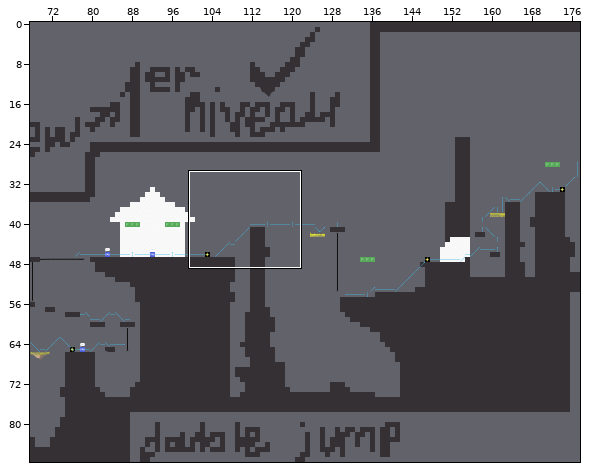
Two versions of a level (Tiled map, assets/tilemaps/LD.tmx). The first picture is a wide view before the edit; the outline marks the close-up.
Close-up. Before the commit:
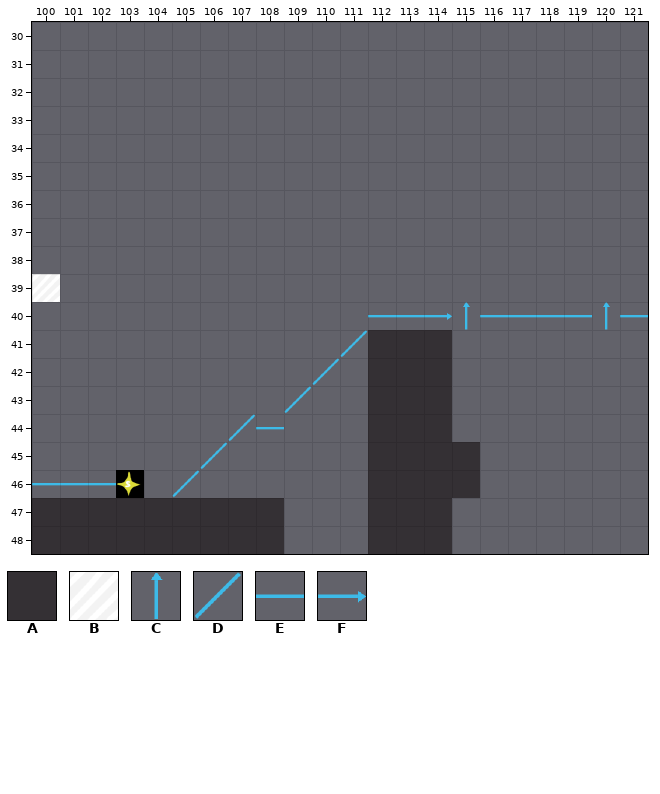
Cells are 64x64 px. Shown: x 100..121, y 30..48. The commit also changed other parts of the map, which this record leaves out. The old version is drawn lined up with the new one.
Key: from "Alpha_test1": A 116; from "platformPack_tilesheet_LD": B 291, C 310, D 311, E 337, F 338.
_ is an empty cell.
Layers that did not change in this view are not listed.
Layer "base" before, first column x 100:
33 ______________________
34 ______________________
35 ______________________
36 ______________________
37 ______________________
38 ______________________
39 ______________________
40 _______________CEEEECE
41 ____________AAA_______
42 ____________AAA_______
43 ____________AAA_______
44 ____________AAA_______
45 ____________AAAA______
46 ____________AAAA______
47 AAAAAAAAA___AAA_______
48 AAAAAAAAA___AAA_______
Layer "chemin joueur" before, first column x 101:
38 ________________
39 ________________
40 ___________EEF__
41 __________D_____
42 _________D______
43 ________D_______
44 ______DE________
45 _____D__________
46 EE__D___________
After the commit:
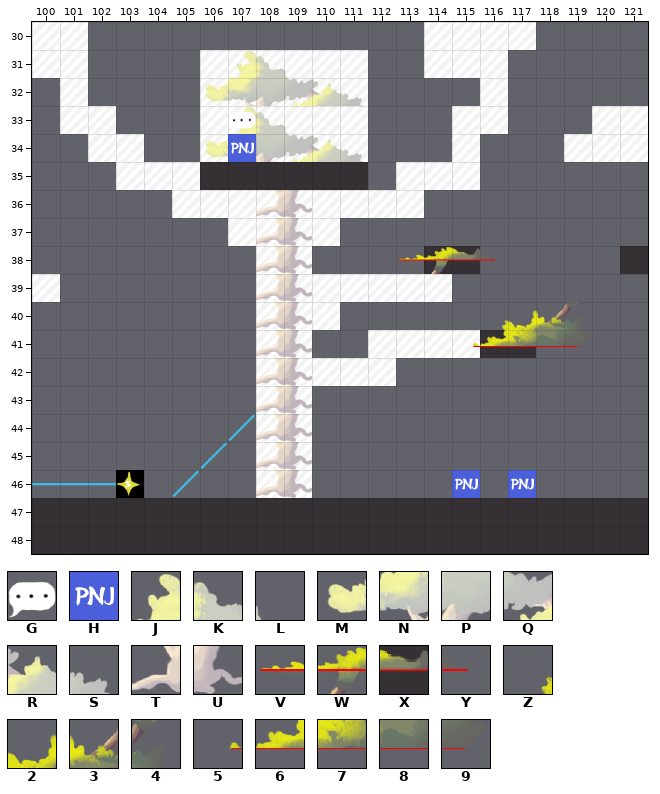
Further tiles: from "platformPack_tilesheet_LD": G 288, H 289, J 359, K 360, L 361, M 386, N 387, P 388, Q 389, R 390, S 391, T 415, U 416, V 444, W 445, X 446, Y 447, Z 497, 2 498, 3 499, 4 500, 5 524, 6 525, 7 526, 8 527, 9 528.
See-through tiles are keyed as they look on the map.
Changes in this commit:
map size 224x88 -> 310x88 cells
Layer "fond/maisons":
The author put tile B in row 30 at x 100 to 101 and 114 to 117; in row 31 at x 100 to 101, 106 to 111 and 114 to 116; in row 32 at x 101, 106 to 111 and 116; in row 33 at x 101 to 102, 106 to 111, 115 to 116 and 120 to 121; in row 34 at x 102 to 103, 106, 108 to 111, 115 and 119 to 121; in row 35 at x 103 to 105 and 113 to 115.
The author put tile B in row 36 at x 105 to 113; in row 37 at x 107 to 110; in row 38 at x 108 to 109; in row 39 at x 108 to 114; in row 40 at x 108 to 110; in row 41 at x 108 to 109 and 112 to 115.
The author put tile B in row 42 at x 108 to 112; in rows 43 to 46 at x 108 to 109.
Layer "base":
The author put tile A in row 35 at x 106 to 111; in row 38 at x 114 to 115 and 121; in row 41 at x 116 to 117; in rows 47 to 48 at x 109 to 111 and 115 to 121.
The author cleared tile A in rows 41 to 44 at x 112 to 114; in rows 45 to 46 at x 112 to 115.
The author cleared tile C in row 40 at x 115 and 120.
The author cleared tile E in row 40 at x 116 to 119 and 121.
Layer "plateforme_arbre":
The author put tile 2 in row 40 at x 117.
The author put tile 3 in row 40 at x 118.
The author put tile 4 in row 40 at x 119.
The author put tile 5 in row 41 at x 115.
The author put tile 6 in row 41 at x 116.
The author put tile 7 in row 41 at x 117.
The author put tile 8 in row 41 at x 118.
The author put tile 9 in row 41 at x 119.
The author put tile J in row 31 at x 107; in row 33 at x 107.
The author put tile K in row 31 at x 108; in row 33 at x 108.
The author put tile L in row 31 at x 109; in row 33 at x 109.
The author put tile M in row 32 at x 106; in row 34 at x 106.
The author put tile N in row 32 at x 107.
The author put tile P in row 32 at x 108; in row 34 at x 108.
The author put tile Q in row 32 at x 109; in row 34 at x 109.
The author put tile R in row 32 at x 110; in row 34 at x 110.
The author put tile S in row 32 at x 111; in row 34 at x 111.
The author put tile T in rows 36 to 46 at x 108.
The author put tile U in rows 36 to 46 at x 109.
The author put tile V in row 38 at x 113.
The author put tile W in row 38 at x 114.
The author put tile X in row 38 at x 115.
The author put tile Y in row 38 at x 116.
The author put tile Z in row 40 at x 116.
Layer "pnj":
The author put tile G in row 33 at x 107.
The author put tile H in row 34 at x 107; in row 46 at x 115 and 117.
Layer "chemin joueur":
The author cleared tile D in row 41 at x 111; in row 42 at x 110; in row 43 at x 109.
The author cleared tile E in row 40 at x 112 to 113; in row 44 at x 108.
The author cleared tile F in row 40 at x 114.
